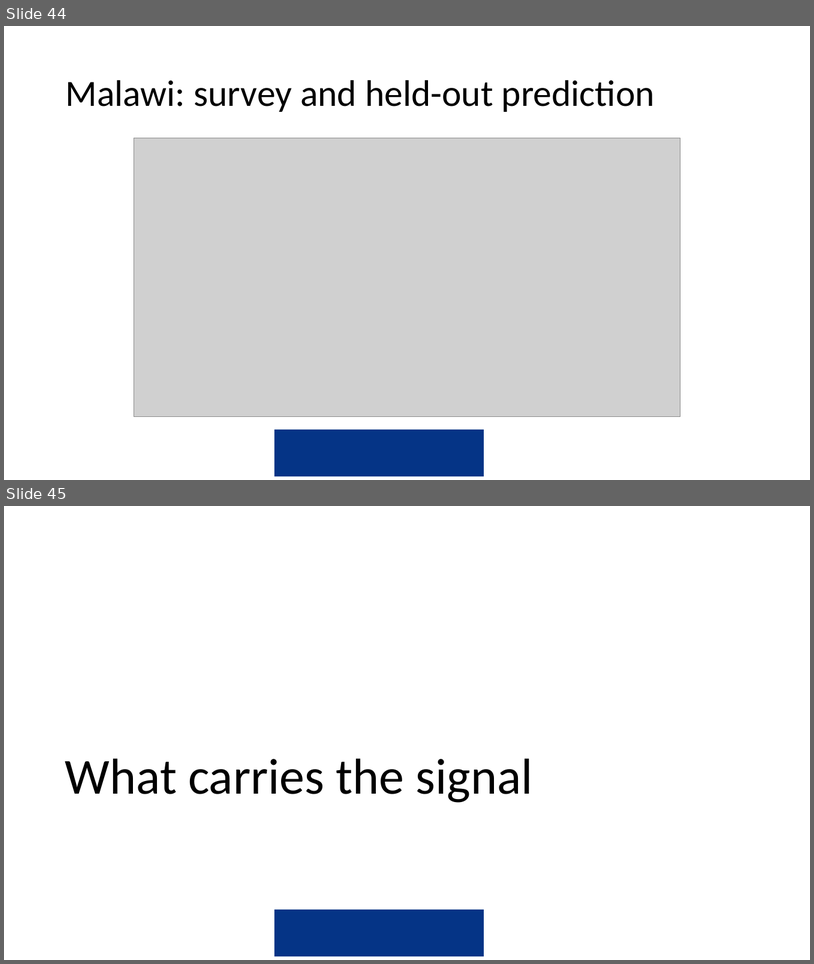
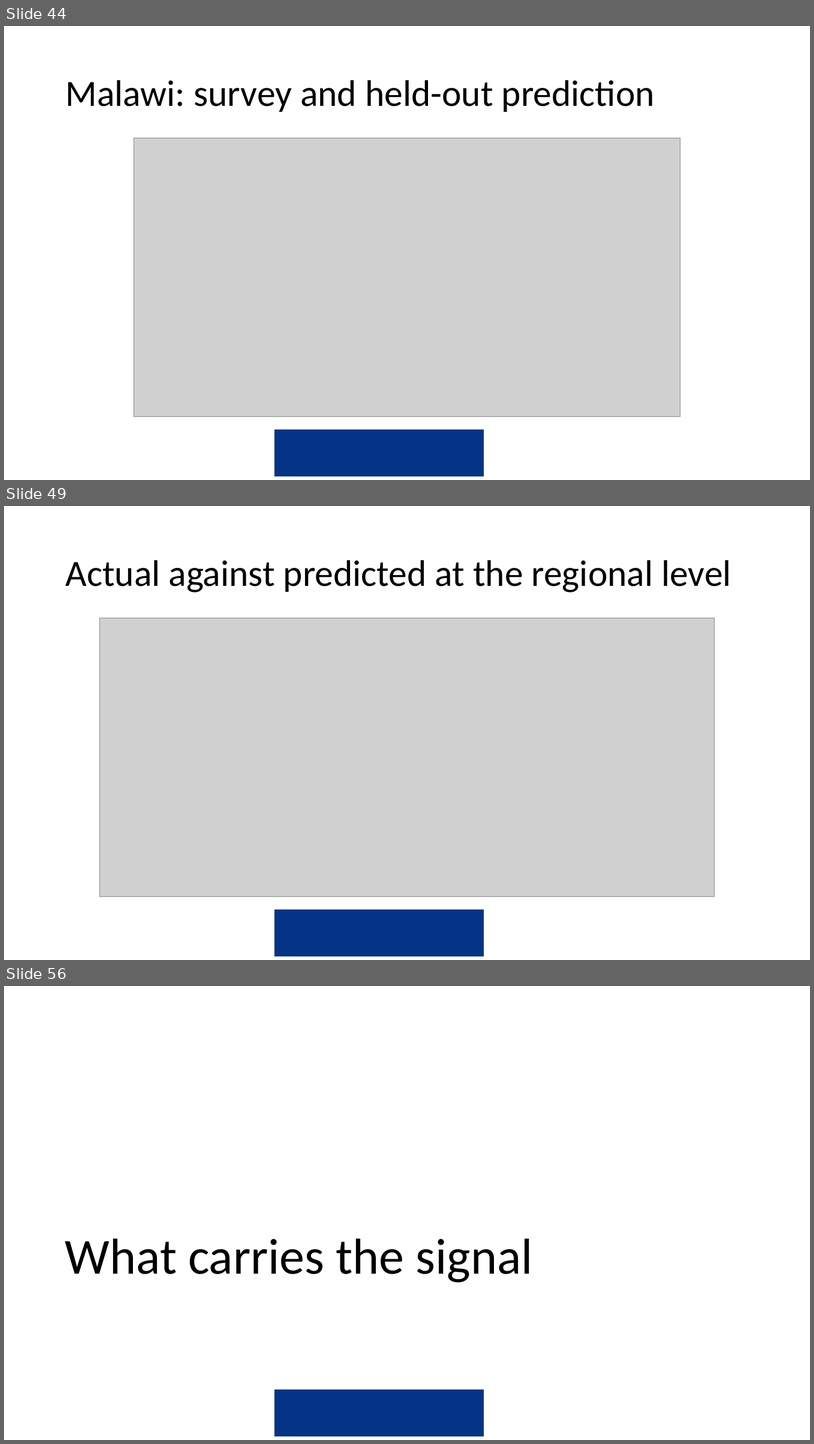
Before and after one commit to amertens/mn-prediction, a slide deck: docs/slides/MN-proxy-full-talk-2026-09.pptx. Shown one above the other, each under a label of ours: slides 44 and 45 before the commit, slides 44, 49 and 56 after it; the slides between them are not shown. The pictures are 814x964 and 814x1444 pixels, drawn with LibreOffice and Linux fonts; fonts in the diff are those of the drawing; grey boxes stand for pictures; background and template pictures are left out. Boxes give left, top, right and bottom in pixels: in the first picture for what was removed or moved away, otherwise in the second. Text is boxed around its words. In the diff, an @@ line names an element or a change of style, - is before the commit and + after.

```diff
--- a/docs/slides/MN-proxy-full-talk-2026-09.pptx
+++ b/docs/slides/MN-proxy-full-talk-2026-09.pptx
@@ slide 49 added at bbox=[4, 506, 810, 960], background #FFFFFF; not listed: 1 template element that a slide beside it also shows @@
@@ title added at bbox=[65, 560, 731, 592], 44 pt, text #000000 @@
+Actual against predicted at the regional level
@@ picture added at bbox=[100, 618, 716, 896] @@
@@ what was slide 45 is now slide 56 @@
```
Also in this commit, not shown: 10 other slides added, 10 other files.
